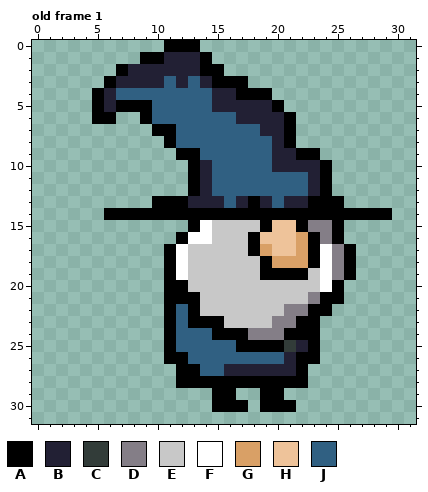
Two states of a pixel-art file, Assets/Game Assets/Characters/Myth Creatures/DuwendeHurt.aseprite. Above, as it was before the edit.
32x32 pixels, 5 frames. Shown: old frame 1. The commit also changed other frames, which this record leaves out.
Palette (. is transparent): A #000000  B #222034  C #323c39  D #847e87  E #c8c8c8  F #ffffff  G #d9a066  H #eec39a  J #306082
Pixels before, old frame 1, first column x 5:
 0 ......AAA................
 1 ....AABBBA...............
 2 ..ABBBBBBAA..............
 3 .ABBBBJBJBAAA............
 4 ABJJJJJJJJBBAAA..........
 5 ABAAAJJJJJBBBBBA.........
 6 AA..AJJJJJJJBBBBA........
 7 .....AAJJJJJJJBBA........
 8 ......AJJJJJJJJBA........
 9 .......AAJJJJJJBBAA......
10 ........ABJJJJJBBBBA.....
11 ........ABJJJJJJJJBA.....
12 ........ABJJJJJJJJBA.....
13 .....AAABBBJBABJBBAAA....
14 .AAAAAAAAAAAAAAAAAAAAAAAA
15 ........AFEEEEAHHADDA....
16 .......AFFEEEAHHHGADA....
17 ......AFEEEEEAGHHGAFDA...
18 ......AFEEEEEEAGGGAFDA...
19 ......AFEEEEEEAAAAEFDA...
20 ......AAEEEEEEEEEEEFA....
21 ......AAAEEEEEEEEEDAA....
22 ......AJAEEEEEEEDDAA.....
23 ......AJAAAEEEEDDAA......
24 ......AJJJAAADDDAAA......
25 ......AJJJJJAAAACBA......
26 ......AAJJJJJJJJBAA......
27 .......AAJJBBBBBBA.......
28 .......AAAAAAAAAAA.......
29 ..........AA..AA.........
30 ..........AAA.AAA........
Once edited:
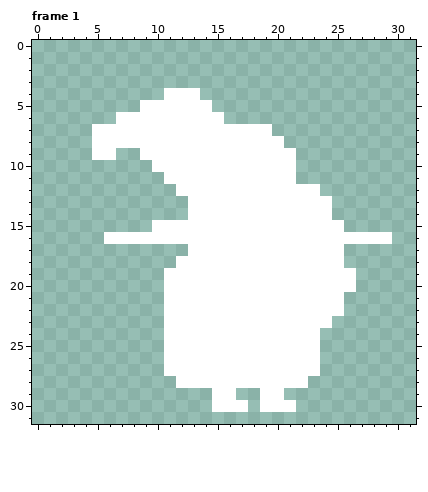
A new or re-ordered frame is compared with the old frame closest to it.
The edit:
frames 5 -> 4
Changed rows in their new state; - is an unchanged pixel.
Frame 1 is new; against old frame 1:
first column x 5:
 0 ------...----------------
 1 ----......---------------
 2 --.........--------------
 3 -............------------
 4 ......FFF......----------
 5 ....FFFFFF......---------
 6 ..FFFFFFFFF......--------
 7 FFFFFFFFFFFFFFF..--------
 8 FFFFFFFFFFFFFFFF.--------
 9 FF--FFFFFFFFFFFFF..------
10 -----FFFFFFFFFFFF...-----
11 ------FFFFFFFFFFF...-----
12 -------FFFFFFFFFFFF.-----
13 -----...FFFFFFFFFFFF.----
14 -.......FFFFFFFFFFFF.....
15 -----FFFF-FFFFFFFFFFF----
16 -FFFFFFF--FFFFFFFFFFFFFFF
17 ------..FFFFFFFFFFF-F.---
18 ------.-FFFFFFFFFFF-F.---
19 ------F-FFFFFFFFFFF-FF---
20 ------FFFFFFFFFFFFF-FF---
21 ------FFFFFFFFFFFFFFF----
22 ------FFFFFFFFFFFFFFF----
23 ------FFFFFFFFFFFFFF-----
24 ------FFFFFFFFFFFFF------
25 ------FFFFFFFFFFFFF------
26 ------FFFFFFFFFFFFF------
27 ------FFFFFFFFFFFFF------
28 -------FFFFFFFFFFF-------
29 ----------FF--FF---------
30 ----------FFF-FFF--------
